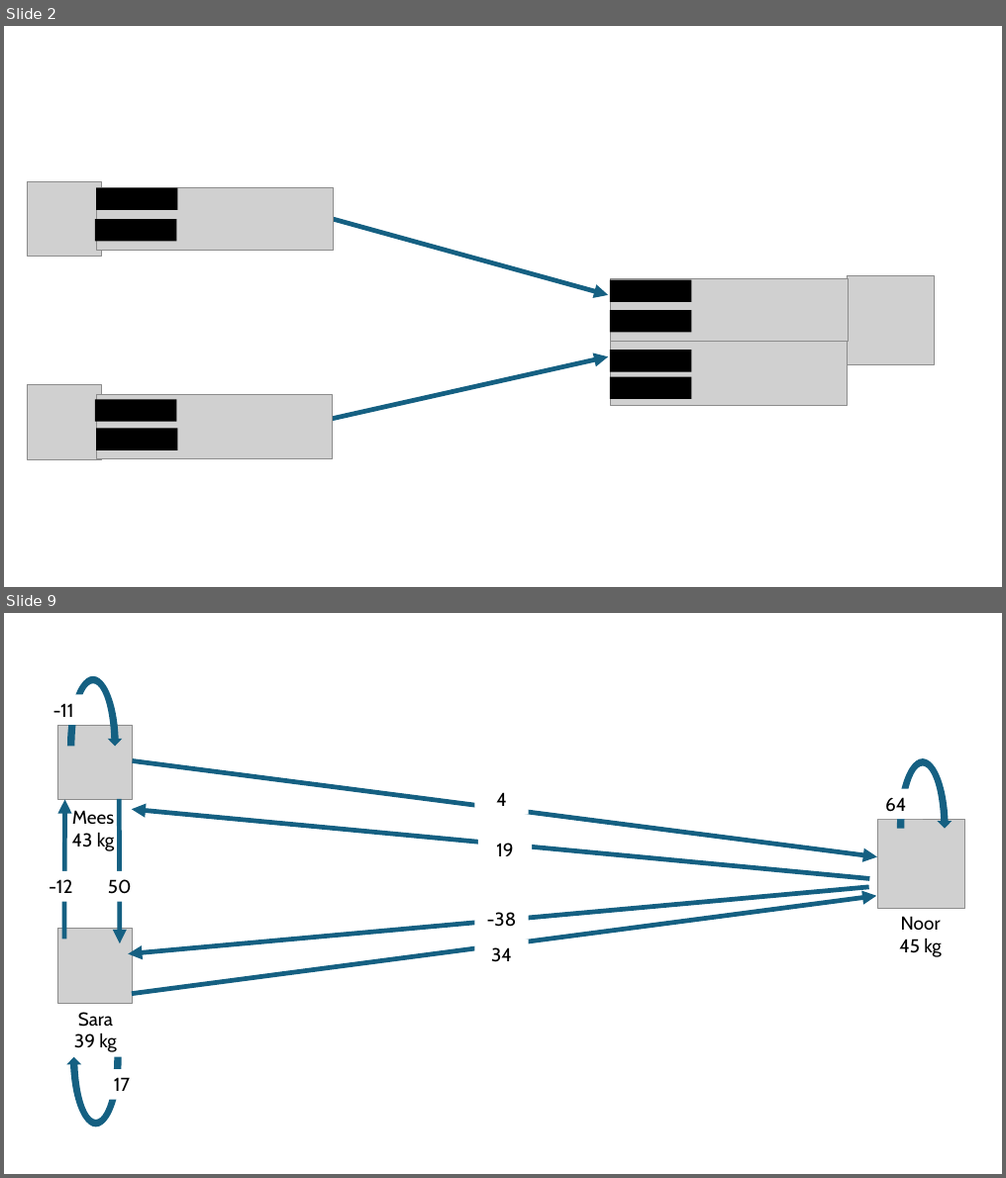
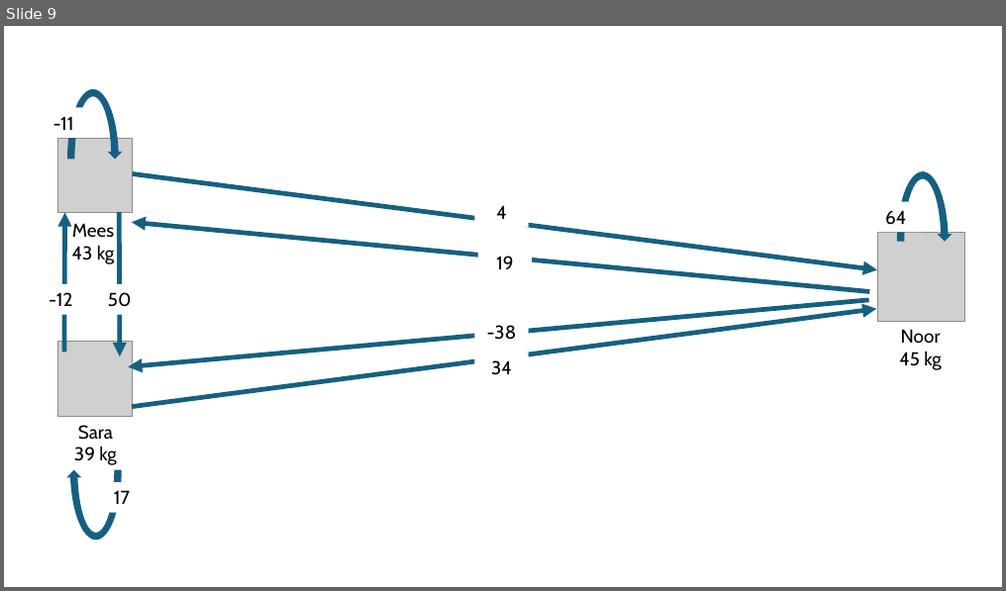
Before and after one commit to vantage6/vantage6-workshop, a slide deck: slides/chapter_1_PET_intro_pictures.pptx. Shown one above the other, each under a label of ours: slides 2 and 9 before the commit, slide 9 after it; the slides between them are not shown. The pictures are 1006x1178 and 1006x591 pixels, drawn with LibreOffice and Linux fonts; fonts in the diff are those of the drawing; grey boxes stand for pictures. Boxes give left, top, right and bottom in pixels: in the first picture for what was removed or moved away, otherwise in the second. Text is boxed around its words. In the diff, an @@ line names an element or a change of style, - is before the commit and + after.

```diff
--- a/slides/chapter_1_PET_intro_pictures.pptx
+++ b/slides/chapter_1_PET_intro_pictures.pptx
@@ slide 2 removed at <box>4,26,1002,587</box>, background #FFFFFF @@
@@ picture removed at <box>27,181,101,257</box> @@
@@ picture removed at <box>96,187,334,251</box> @@
@@ rectangle removed at <box>96,187,177,210</box> @@
@@ rectangle removed at <box>95,219,177,242</box> @@
@@ arrow removed from (325, 217) to (608, 295) @@
@@ rectangle removed at <box>610,280,691,303</box> @@
@@ picture removed at <box>611,278,847,341</box> @@
@@ picture removed at <box>846,276,935,366</box> @@
@@ rectangle removed at <box>610,310,691,333</box> @@
@@ rectangle removed at <box>610,350,691,372</box> @@
@@ picture removed at <box>611,342,846,406</box> @@
@@ arrow removed from (325, 421) to (608, 357) @@
@@ rectangle removed at <box>610,377,691,399</box> @@
@@ picture removed at <box>27,385,101,461</box> @@
@@ rectangle removed at <box>95,399,177,422</box> @@
@@ picture removed at <box>96,395,333,460</box> @@
@@ rectangle removed at <box>96,429,177,452</box> @@
```
Also in this commit, not shown: 8 slides changed, 2 slides added, 2 other files.
